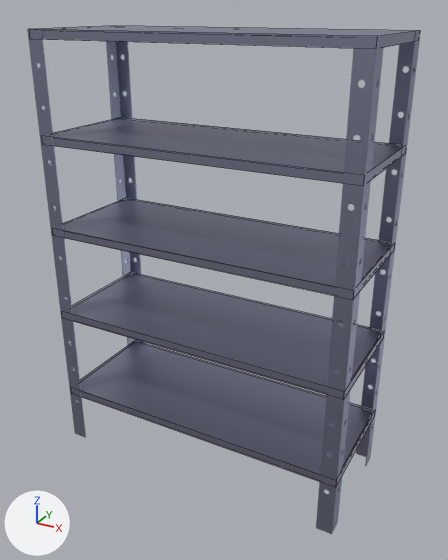
What one commit did to the FBX model Assets/Models/PrateleiraDeLivros.fbx.
Rendered twice from a 50 mm camera at (5.99, -10.61, 9.54) aimed at (0.17, -0.03, 4.25). Arrows for +X, +Y and +Z are at lower left; the lights stay in place. The picture after the commit comes second. Mesh edges are drawn as thin lines on the coarser meshes. Where no turn or scale is listed for an object, it has been applied to the vertices.

The scene before the commit, as lines of its bpy script (objects in view):
```python
me_cube_001 = bpy.data.meshes.new('Cube.001')
me_cube_001.from_pydata(...)  # 80 vertices, 70 faces; spans x -0.23..6.44, y -0.23..2.38, z -0.1..8.04
me_cube_001.materials.append(mat_material_002)  # grey #9c9fb6
me_cube_002 = bpy.data.meshes.new('Cube.002')
me_cube_002.from_pydata(...)  # 1468 vertices, 768 faces; spans x -3.36..3.36, y -1.32..1.32, z -0.17..9.17
me_cube_002.materials.append(mat_material_002)  # grey #9c9fb6
ob_cube = bpy.data.objects.new('Cube', me_cube_002)
ob_cube.location = (0.0, 0.0, 0.0)
ob_cube_001 = bpy.data.objects.new('Cube.001', me_cube_001)
ob_cube_001.location = (-3.1, -1.07, 1.12)
```
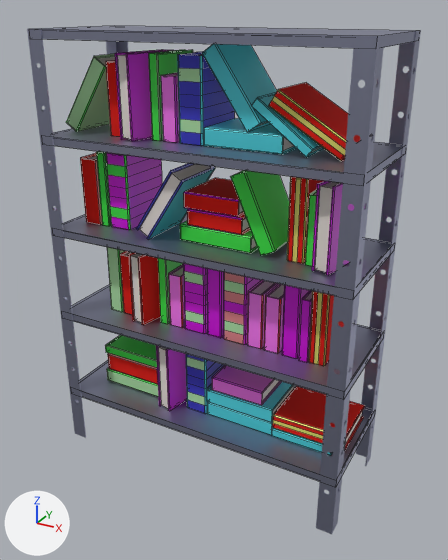
Commit message: Prateleira com Livros

Diff of the bpy script that builds the scene:
```diff
--- a/Assets/Models/PrateleiraDeLivros.fbx.py
+++ b/Assets/Models/PrateleiraDeLivros.fbx.py
@@ ob_cube_004 @@
+ob_cube_004 = bpy.data.objects.new('Cube.004', me_cube_011)  # 540 vertices, 486 faces; spans x -1.91..3.25, y -1.08..0.52, z -1.04..0.56; in mat_papel (white #e7e0da), mat_borda (yellow #e7de72), mat_verde_001 (green #3ee749), mat_verdeclaro (green #b3e7ae), mat_vermelho (red #e71100), mat_vermelhoclaro (pink #e7898f), mat_rosa (pink #d600e2), mat_rosaclaro (pink #ff7cf9)
+ob_cube_004.location = (-0.53, 0.11, 4.25)
@@ ob_cube_005 @@
+ob_cube_005 = bpy.data.objects.new('Cube.005', me_cube_012)  # 384 vertices, 342 faces; spans x -2.19..3.79, y -1.08..0.52, z -1.01..0.57; in mat_papel (white #e7e0da), mat_borda (yellow #e7de72), mat_verde_001 (green #3ee749), mat_verdeclaro (green #b3e7ae), mat_vermelho (red #e71100), mat_vermelhoclaro (pink #e7898f), mat_material_003 (cyan #51d9e7), mat_rosa (pink #d600e2), mat_rosaclaro (pink #ff7cf9), mat_material (blue #3938c5)
+ob_cube_005.location = (-0.53, 0.11, 2.2)
@@ ob_cube_002 @@
+ob_cube_002 = bpy.data.objects.new('Cube.002', me_cube_004)  # 384 vertices, 342 faces; spans x -2.71..3.44, y -1.08..0.52, z -1.02..0.79; in mat_papel (white #e7e0da), mat_borda (yellow #e7de72), mat_verde_001 (green #3ee749), mat_verdeclaro (green #b3e7ae), mat_vermelho (red #e71100), mat_vermelhoclaro (pink #e7898f), mat_material_003 (cyan #51d9e7), mat_rosa (pink #d600e2), mat_rosaclaro (pink #ff7cf9), mat_material (blue #3938c5)
+ob_cube_002.location = (-0.53, 0.11, 8.19)
@@ ob_cube_003 @@
+ob_cube_003 = bpy.data.objects.new('Cube.003', me_cube_010)  # 416 vertices, 370 faces; spans x -2.42..3.51, y -1.08..0.52, z -1.02..0.58; in mat_papel (white #e7e0da), mat_borda (yellow #e7de72), mat_verde_001 (green #3ee749), mat_vermelho (red #e71100), mat_vermelhoclaro (pink #e7898f), mat_material_003 (cyan #51d9e7), mat_rosa (pink #d600e2), mat_material (blue #3938c5)
+ob_cube_003.location = (-0.53, 0.11, 6.24)
```

Boxes (x1, y1, x2, y2) around the edits, measured in the pictures (448 x 560 px):
'Cube.002', added
    after: (66, 44, 372, 161)
    faces in mat_material_003 (cyan #51d9e7): (177, 44, 324, 158)
    faces in mat_vermelho (red #e71100): (106, 60, 372, 161)
    faces in mat_material (blue #3938c5): (178, 51, 235, 146)
    faces in mat_verdeclaro (green #b3e7ae): (66, 54, 201, 141)
    faces in mat_rosa (pink #d600e2): (115, 50, 178, 143)
'Cube.003', added
    after: (80, 151, 365, 275)
    faces in mat_verde_001 (green #3ee749): (96, 151, 317, 266)
    faces in mat_vermelho (red #e71100): (81, 153, 323, 263)
    faces in mat_rosa (pink #d600e2): (106, 152, 365, 275)
    faces in mat_papel (white #e7e0da): (86, 152, 341, 272)
    faces in mat_material_003 (cyan #51d9e7): (149, 168, 215, 239)
'Cube.004', added
    after: (107, 247, 344, 366)
    faces in mat_rosa (pink #d600e2): (183, 263, 312, 362)
    faces in mat_vermelho (red #e71100): (120, 251, 344, 366)
    faces in mat_rosaclaro (pink #ff7cf9): (169, 265, 284, 353)
    faces in mat_verdeclaro (green #b3e7ae): (107, 247, 244, 335)
    faces in mat_papel (white #e7e0da): (125, 252, 313, 323)
'Cube.005', added
    after: (105, 335, 365, 456)
    faces in mat_vermelho (red #e71100): (108, 354, 365, 449)
    faces in mat_material_003 (cyan #51d9e7): (186, 354, 332, 456)
    faces in mat_rosaclaro (pink #ff7cf9): (212, 365, 281, 405)
    faces in mat_rosa (pink #d600e2): (156, 345, 262, 411)
    faces in mat_verde_001 (green #3ee749): (105, 335, 158, 397)
